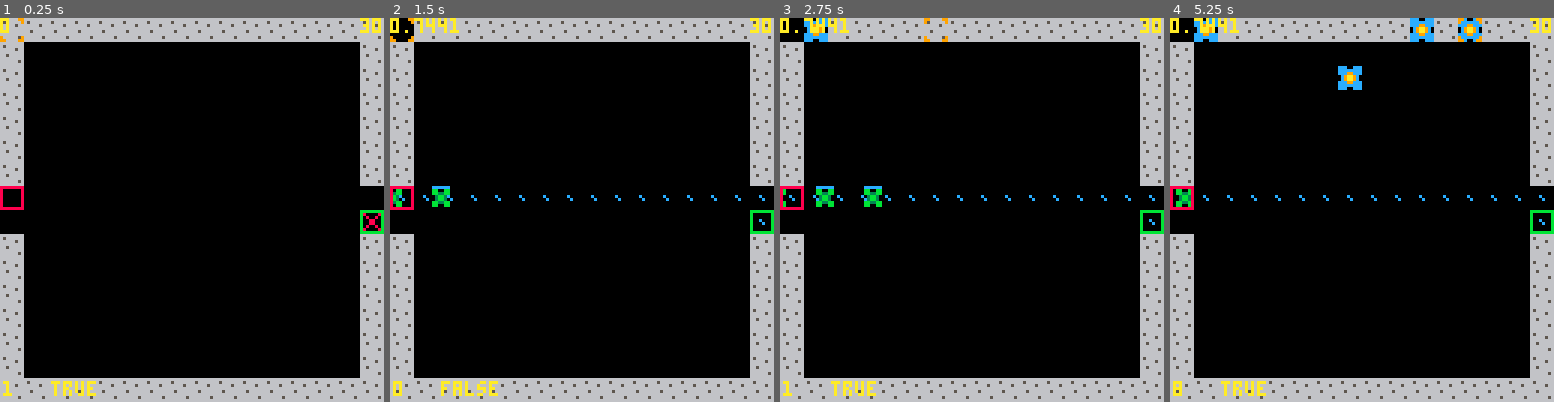
Above: before the commit, frames 1-4 (left to right).
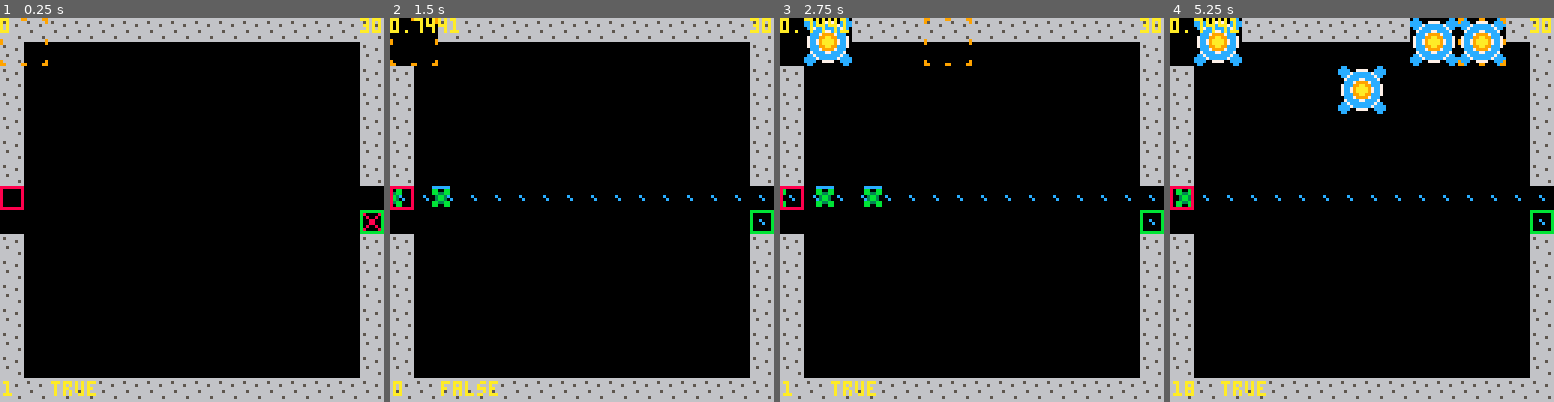
Above: after the commit, the same moments.

Repository: langchr86/pico-bubble-towers
Game: PICO-8 cartridge pico-proto.p8
Same seed, same stepped clock (60 frames per second), same inputs: the game is played once before the commit and once after it.
Inputs:
- Up to frame 1 (0.25 s): no input
- Up to frame 2 (1.5 s): tap X (X key) at 0.33, 1.07 s; tap O (Z key) at 0.7 s
- Up to frame 3 (2.75 s): hold Right 1.6-2.1 s; tap O (Z key) at 1.7, 2.1, 2.5 s; tap X (X key) at 1.85 s; hold Up 2.15-2.42 s; hold Right from 2.47 s (still down)
- Up to frame 4 (5.25 s): tap O (Z key) every 0.4 s from 2.9 to 4.9 s; tap X (X key) at 2.97, 4.08, 5.2 s; release Right at 3.03 s; hold Left 3.08-3.58 s; hold Down 3.63-3.97 s; hold Right 4.02-4.68 s; hold Up 4.73-5.03 s; hold Left from 5.08 s (still down)

The runs differ from the first frame. In frame 1, 0.1% of the frame differs, in the area x 0-13%, y 0-13%; in frame 2, 0.8%; in frame 3, 1.6%; in frame 4, 5.2%, in the area x 0-88%, y 0-99%.

Commit message:
increase cursor and tower size to 16x16

Diff:
--- a/cursor.lua
+++ b/cursor.lua
@@ -1,7 +1,7 @@
 -- Copyright 2024 by Christian Lang is licensed under CC BY-NC-SA 4.0
 
 Cursor = {
-  sprite_n=6,
+  sprite=16,
   pos=nil,
   min=nil,
   max=nil,
@@ -53,6 +53,6 @@
 
 function Cursor:Draw()
   if self.pos then
-    spr(self.sprite_n, self.pos.x, self.pos.y)
+    spr(self.sprite, self.pos.x, self.pos.y, 2, 2)
   end
 end
--- a/pico-proto.lua
+++ b/pico-proto.lua
@@ -46,14 +46,15 @@
     if tower.pos == cursor.pos then
       tower:Destroy()
       del(tower_list, tower)
-      removed = true
-      break
+      return
+    end
+
+    if tower:PlacedOn(cursor.pos) then
+      return
     end
   end
 
-  if removed == false then
-    add(tower_list, Tower:New(cursor.pos))
-  end
+  add(tower_list, Tower:New(cursor.pos))
 end
 
 function PathCalculation()
--- a/pico-proto.p8
+++ b/pico-proto.p8
@@ -157,8 +157,24 @@
 
 
 
+…(16 lines of a section not shown)…
 __gff__
-0001000000000000010000000000000000000000000000000000000000000000000000000000000000000000000000000000000000000000000000000000000000000000000000000000000000000000000000000000000000000000000000000000000000000000000000000000000000000000000000000000000000000000
+0001000000000000010000000000000000000101000000000000000000000000000001010000000000000000000000000000000000000000000000000000000000000000000000000000000000000000000000000000000000000000000000000000000000000000000000000000000000000000000000000000000000000000
 0000000000000000000000000000000000000000000000000000000000000000000000000000000000000000000000000000000000000000000000000000000000000000000000000000000000000000000000000000000000000000000000000000000000000000000000000000000000000000000000000000000000000000
 __map__
 0101010101010101010101010101010100000000000000000000000000000000000000000000000000000000000000000000000000000000000000000000000000000000000000000000000000000000000000000000000000000000000000000000000000000000000000000000000000000000000000000000000000000000
--- a/point.lua
+++ b/point.lua
@@ -45,6 +45,13 @@
   return sqrt(diff.x * diff.x + diff.y * diff.y)
 end
 
+function Point:IsColliding(other, size)
+  return self.x < other.x + size
+    and self.x + size > other.x
+    and self.y < other.y + size
+    and self.y + size > other.y
+end
+
 function Point.__add(lhs, rhs)
   return Point:New(lhs.x + rhs.x, lhs.y + rhs.y)
 end
--- a/tower.lua
+++ b/tower.lua
@@ -1,8 +1,9 @@
 -- Copyright 2024 by Christian Lang is licensed under CC BY-NC-SA 4.0
 
 Tower = {
-  sprite_n=8,
+  sprite=18,
   pos=nil,
+  logical_pos=nil,
   radius=16,
   charge_threshold=20,
   charge_level=0,
@@ -12,14 +13,27 @@
 function Tower:New(pos)
   o = {
     pos=pos:Clone(),
+    logical_pos=pos+Point:New(4, 4),
     charge_level=self.charge_threshold,
   }
-  mset(pos.x / 8, pos.y / 8, self.sprite_n)
+
+  local x = pos.x / 8
+  local y = pos.y / 8
+  mset(x, y, self.sprite)
+  mset(x + 1, y, self.sprite + 1)
+  mset(x, y + 1, self.sprite + 16)
+  mset(x + 1, y + 1, self.sprite + 17)
+
   return setmetatable(o, self)
 end
 
 function Tower:Destroy()
-  mset(self.pos.x / 8, self.pos.y / 8, 0)
+  local x = self.pos.x / 8
+  local y = self.pos.y / 8
+  mset(x, y, 0)
+  mset(x + 1, y, 0)
+  mset(x, y + 1, 0)
+  mset(x + 1, y + 1, 0)
 end
 
 function Tower:Update(enemy_list)
@@ -29,6 +43,10 @@
 function Tower:Draw()
   --spr(self.sprite_n, self.pos.x, self.pos.y)
   --circ(self.pos.x + 4, self.pos.y + 4, self.radius, 8)
+end
+
+function Tower:PlacedOn(other)
+  return self.pos:IsColliding(other, 16)
 end
 
 function Tower:ShotOnNearestEnemy(enemy_list)
@@ -41,7 +59,7 @@
   local nearest_distance = nil
 
   for enemy in all(enemy_list) do
-    local distance = self.pos:Distance(enemy.pos)
+    local distance = self.logical_pos:Distance(enemy.pos)
 
     if distance <= self.radius then
       if not nearest_distance then
@@ -55,7 +73,7 @@
   end
 
   if nearest_enemy_in_reach then
-    local bullet = Bullet:New(self.pos, nearest_enemy_in_reach.pos)
+    local bullet = Bullet:New(self.logical_pos, nearest_enemy_in_reach.pos)
     nearest_enemy_in_reach:Shot(bullet)
     self.charge_level = 0
   end
Not shown, changed: 32 lines of the sprite sheet (__gfx__) section of pico-proto.p8
